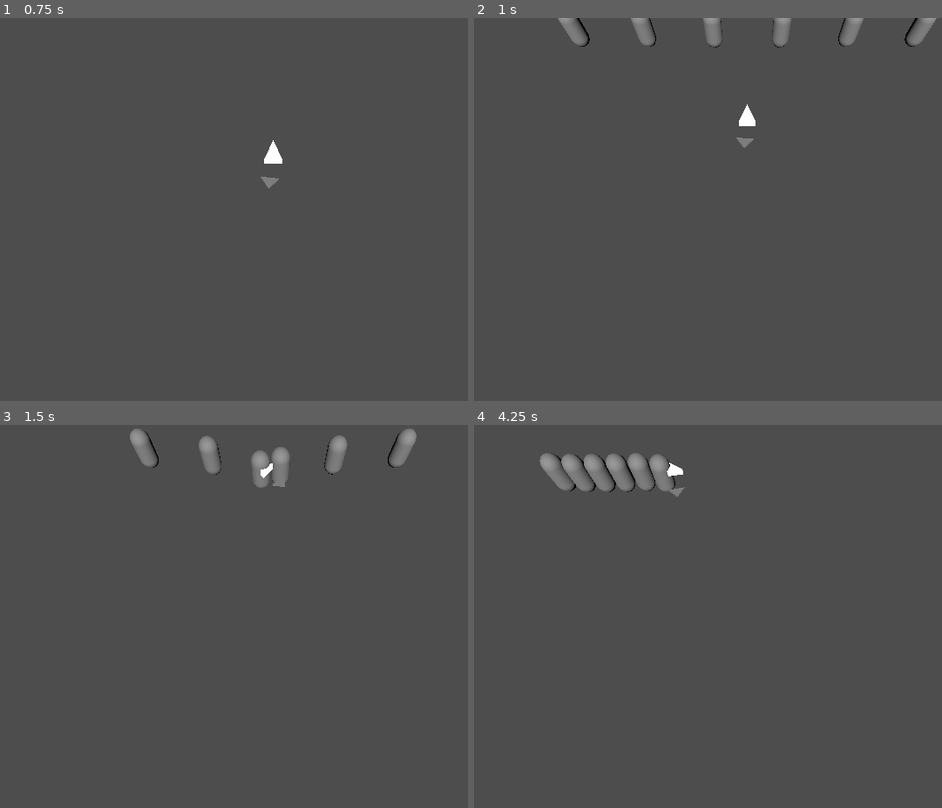
Above: before the commit, frames 1-4 (two rows, left to right).
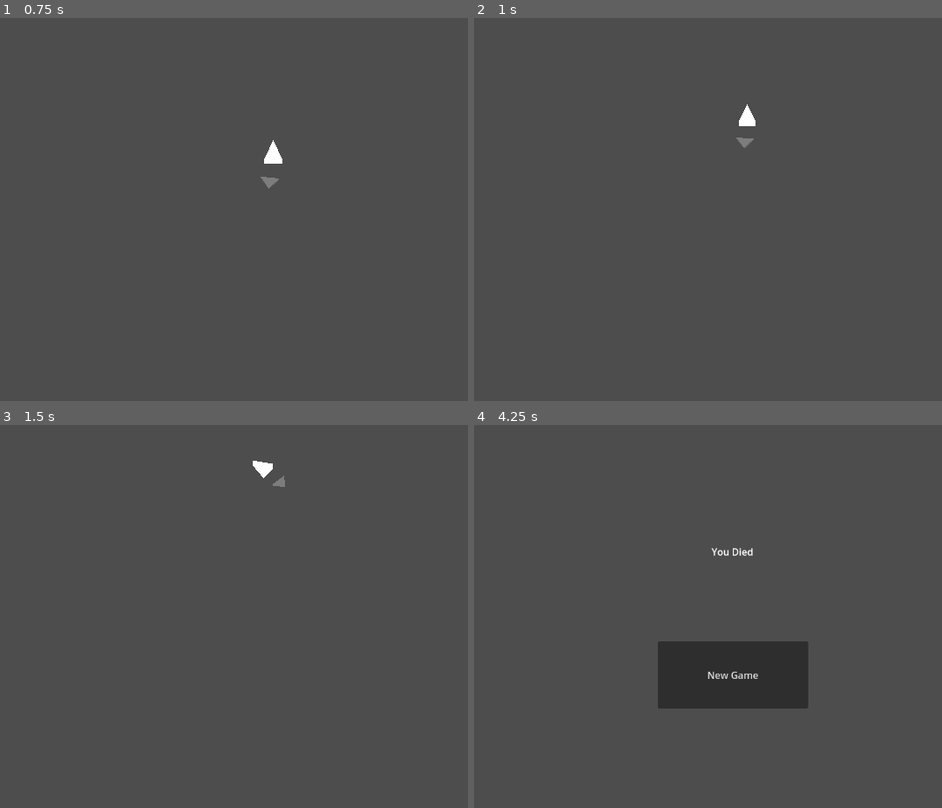
Above: after the commit, the same moments.

Repository: mtthwm/wildjamdec2024
Game: Godot game, scene res://Scenes/Homescreen/homescreen.tscn
Same seed, same stepped clock (60 frames per second), same inputs: the game is played once before the commit and once after it. Before the commit the project starts from res://Scenes/Homescreen/control.tscn.
Inputs (mouse positions are in pixels of both pictures, inside the frame that each line leads up to):
- Up to frame 1 (0.75 s): click "New Game" at 0.5 s
- Up to frame 2 (1 s): no input
- Up to frame 3 (1.5 s): tap Enter (ui_accept) at 1.25 s; move the mouse to (425, 601) at 1.27 s; hold A (a_pressed) from 1.28 s (still down)
- Up to frame 4 (4.25 s): tap Enter (ui_accept) at 1.52, 2.27, 3.77 s; tap D (d_pressed) at 1.55, 2.1 s; move the mouse to (609, 639) at 2.02 s; release A (a_pressed) at 2.03 s; tap E (e_pressed) at 2.3 s; move the mouse to (815, 536) at 2.77 s; hold E (e_pressed) 2.78-3.53 s; tap Q (q_pressed) at 3.05, 3.6 s; move the mouse to (712, 700) at 3.52 s; tap S (s_pressed) at 3.8 s

Frame 1 is identical in both runs. In frame 2, 1.3% of the frame differs, in the area x 17-99%, y 0-8%; in frame 3, 1.8%; in frame 4, 7.7%, in the area x 13-72%, y 7-75%.

Commit message:
Added damage for player and enemies.

Diff:
--- a/Scenes/Game/bullet.tscn
+++ b/Scenes/Game/bullet.tscn
@@ -26,9 +26,11 @@
 [node name="Timer" type="Timer" parent="."]
 wait_time = 5.0
 
-[node name="Area3D" type="Area3D" parent="."]
+[node name="RigidBody3D" type="RigidBody3D" parent="."]
+collision_layer = 4
+collision_mask = 4
 
-[node name="CollisionShape3D" type="CollisionShape3D" parent="Area3D"]
+[node name="CollisionShape3D" type="CollisionShape3D" parent="RigidBody3D"]
 shape = SubResource("SphereShape3D_qln0x")
 
 [connection signal="timeout" from="Timer" to="." method="_on_timer_timeout"]
--- a/Scenes/Game/game.tscn
+++ b/Scenes/Game/game.tscn
@@ -20,12 +20,9 @@
 tracks/0/interp = 1
 tracks/0/loop_wrap = true
 tracks/0/keys = {
-"times": PackedFloat32Array(0.4, 3.1),
-"transitions": PackedFloat32Array(1, 1),
+"times": PackedFloat32Array(2.06667),
+"transitions": PackedFloat32Array(1),
 "values": [{
-"args": [],
-"method": &"_wave1"
-}, {
 "args": [],
 "method": &"_wave1"
 }]
--- a/Scenes/Game/gingerbread.tscn
+++ b/Scenes/Game/gingerbread.tscn
@@ -1,18 +1,21 @@
 [gd_scene load_steps=4 format=3 uid="uid://c1ipb2jk02avn"]
 
 [ext_resource type="Script" path="res://Scripts/gingerbread.gd" id="1_cseqq"]
-
-[sub_resource type="CapsuleMesh" id="CapsuleMesh_twsvk"]
+[ext_resource type="ArrayMesh" uid="uid://nwnesasp4qft" path="res://Models/GingerbreadEnemy/GingerbreadEnemy.obj" id="2_ngvsd"]
 
 [sub_resource type="CapsuleShape3D" id="CapsuleShape3D_wux2m"]
 
 [node name="gingerbread" type="CharacterBody3D"]
-collision_layer = 2
-collision_mask = 2
+collision_layer = 6
+collision_mask = 6
 script = ExtResource("1_cseqq")
 
 [node name="MeshInstance3D" type="MeshInstance3D" parent="."]
-mesh = SubResource("CapsuleMesh_twsvk")
+transform = Transform3D(0.02, 0, 0, 0, 0.02, 0, 0, 0, 0.02, 0, 0, 0)
+mesh = ExtResource("2_ngvsd")
+
+[node name="AnimationPlayer" type="AnimationPlayer" parent="MeshInstance3D"]
+autoplay = "Run"
 
 [node name="CollisionShape3D" type="CollisionShape3D" parent="."]
 shape = SubResource("CapsuleShape3D_wux2m")
--- a/Scenes/Game/skater.tscn
+++ b/Scenes/Game/skater.tscn
@@ -17,6 +17,8 @@
 size = Vector3(0.8, 1, 0.3)
 
 [node name="Skater" type="CharacterBody3D"]
+collision_layer = 3
+collision_mask = 3
 script = ExtResource("1_q1yof")
 
 [node name="aim" type="CharacterBody3D" parent="."]
@@ -35,8 +37,11 @@
 transform = Transform3D(1, 0, 0, 0, 1, 0, 0, 0, 1, 0, 0.299647, -0.353018)
 target_position = Vector3(0, 0, -1)
 
-[node name="Timer" type="Timer" parent="."]
+[node name="Attack_Timer" type="Timer" parent="."]
 wait_time = 1.5
+one_shot = true
+
+[node name="Damage_Timer" type="Timer" parent="."]
 one_shot = true
 
 [node name="CollisionShape3D" type="CollisionShape3D" parent="."]
@@ -48,4 +53,4 @@
 material_override = SubResource("ORMMaterial3D_edviy")
 mesh = SubResource("PrismMesh_qnylg")
 
-[connection signal="timeout" from="Timer" to="aim" method="_on_timer_timeout"]
+[connection signal="timeout" from="Attack_Timer" to="aim" method="_on_timer_timeout"]
--- a/Scenes/Homescreen/control.tscn
+++ /dev/null
@@ -1,29 +0,0 @@
-[gd_scene load_steps=2 format=3 uid="uid://ch38tj24ykpte"]
-
-[ext_resource type="Script" path="res://Scenes/Homescreen/button.gd" id="1_aypej"]
-
-[node name="Control" type="Control"]
-layout_mode = 3
-anchors_preset = 15
-anchor_right = 1.0
-anchor_bottom = 1.0
-grow_horizontal = 2
-grow_vertical = 2
-
-[node name="RichTextLabel" type="RichTextLabel" parent="."]
-layout_mode = 0
-offset_left = 455.0
-offset_top = 196.0
-offset_right = 656.0
-offset_bottom = 236.0
-text = "Skater Game (Name TBD)"
-
-[node name="Button" type="Button" parent="."]
-editor_description = "New Game"
-layout_mode = 0
-offset_left = 428.0
-offset_top = 358.0
-offset_right = 677.0
-offset_bottom = 469.0
-text = "New Game"
-script = ExtResource("1_aypej")
--- /dev/null
+++ b/Scenes/Homescreen/game_over.tscn
@@ -0,0 +1,29 @@
+[gd_scene load_steps=2 format=3 uid="uid://bu2k72l4fpr0x"]
+
+[ext_resource type="Script" path="res://Scripts/button_2.gd" id="1_axee1"]
+
+[node name="Game_Over" type="Control"]
+layout_mode = 3
+anchors_preset = 15
+anchor_right = 1.0
+anchor_bottom = 1.0
+grow_horizontal = 2
+grow_vertical = 2
+
+[node name="RichTextLabel" type="RichTextLabel" parent="."]
+layout_mode = 0
+offset_left = 517.0
+offset_top = 198.0
+offset_right = 590.0
+offset_bottom = 238.0
+text = "You Died"
+
+[node name="Button2" type="Button" parent="."]
+editor_description = "New Game"
+layout_mode = 0
+offset_left = 428.0
+offset_top = 358.0
+offset_right = 677.0
+offset_bottom = 469.0
+text = "New Game"
+script = ExtResource("1_axee1")
--- a/Scenes/Homescreen/homescreen.tscn
+++ b/Scenes/Homescreen/homescreen.tscn
@@ -1,4 +1,29 @@
-[gd_scene format=3 uid="uid://sdv170l1v0x2"]
+[gd_scene load_steps=2 format=3 uid="uid://ch38tj24ykpte"]
 
-[node name="Window" type="Window"]
-auto_translate_mode = 1
+[ext_resource type="Script" path="res://Scripts/button.gd" id="1_aypej"]
+
+[node name="Homescreen" type="Control"]
+layout_mode = 3
+anchors_preset = 15
+anchor_right = 1.0
+anchor_bottom = 1.0
+grow_horizontal = 2
+grow_vertical = 2
+
+[node name="RichTextLabel" type="RichTextLabel" parent="."]
+layout_mode = 0
+offset_left = 455.0
+offset_top = 196.0
+offset_right = 656.0
+offset_bottom = 236.0
+text = "Skater Game (Name TBD)"
+
+[node name="Button" type="Button" parent="."]
+editor_description = "New Game"
+layout_mode = 0
+offset_left = 428.0
+offset_top = 358.0
+offset_right = 677.0
+offset_bottom = 469.0
+text = "New Game"
+script = ExtResource("1_aypej")
--- a/Scripts/bullet.gd
+++ b/Scripts/bullet.gd
@@ -12,7 +12,12 @@
 	timer.set_wait_time(1)
 	timer.start()
 
-
 # Called every frame. 'delta' is the elapsed time since the previous frame.
 func _process(delta: float) -> void:
 	position += transform.basis * Vector3(0, 0, -SPEED) * delta
+
+	var body = $RigidBody3D
+	var collision = body.move_and_collide(Vector3(0,0,0))
+	if collision is KinematicCollision3D:
+		collision.get_collider()._take_damage(1)
+		queue_free()
--- /dev/null
+++ b/Scripts/button_2.gd
@@ -0,0 +1,15 @@
+extends Button
+
+var game = preload("res://Scenes/Game/game.tscn").instantiate()
+
+# Called when the node enters the scene tree for the first time.
+func _ready() -> void:
+	pressed.connect(_button_pressed)
+
+# Called every frame. 'delta' is the elapsed time since the previous frame.
+func _process(delta: float) -> void:
+	pass
+
+func _button_pressed() -> void:
+	get_tree().root.add_child(game)
+	get_tree().root.remove_child(get_parent())
--- a/Scripts/gingerbread.gd
+++ b/Scripts/gingerbread.gd
@@ -2,13 +2,33 @@
 
 
 const SPEED = 0.1
+var health = 3
+
+
+func _ready() -> void:
+	pass
 
 # moves towards the player every frame
 func _physics_process(delta: float) -> void:
-	var target = get_node("/root/Game/Skater")
+	var skater = get_node("/root/Game/Skater")
+	var target = skater.get_position()
 
-	velocity = target.get_position() - position
+	velocity = target - position
 
 	velocity = velocity.normalized() * SPEED
 
-	move_and_collide(velocity)
+	look_at(global_transform.origin + target, Vector3.UP)
+	rotate_y(-PI/2) # the gingerbread model isn't forward by default
+
+	var collision = move_and_collide(velocity)
+
+	# check for a player to attack
+	if collision is KinematicCollision3D:
+		if collision.get_collider() == skater:
+			skater._take_damage(1)
+
+
+func _take_damage(damage: int) -> void:
+	health = health - damage
+	if health <= 0:
+		queue_free()
--- a/Scripts/skater.gd
+++ b/Scripts/skater.gd
@@ -3,8 +3,12 @@
 const SPEED = 8
 const TURN_SPEED = 0.08
 const ATTACK_DELAY = 0.4
+const DAMAGE_DELAY = 0.5
 #const JUMP_VELOCITY = 4.5
-@onready var timer: Timer = $Timer
+var health = 3
+
+@onready var attack_timer: Timer = $Attack_Timer
+@onready var damage_timer: Timer = $Damage_Timer
 @onready var playergun: RayCast3D = $aim/RayCast3D
 
 var bullet = load("res://Scenes/Game/bullet.tscn")
@@ -13,7 +17,7 @@
 
 func _ready() -> void:
 	pointer.z = -1 * SPEED
-	timer.start(ATTACK_DELAY)
+	attack_timer.start(ATTACK_DELAY)
 
 # if 'direction' is +1, the character turns left a fixed amount.
 # if 'direction' is -1, the character turns right.
@@ -22,7 +26,7 @@
 	pointer.x = pointer.rotated(Vector3.UP, direction * TURN_SPEED).x
 	pointer.z = pointer.rotated(Vector3.UP, direction * TURN_SPEED).z
 
-# controls the movement of the character. key inputs control turns.
+# controls the movement of the character. Key inputs control turns.
 func _physics_process(delta: float) -> void:
 	velocity = pointer.normalized() * SPEED
 
@@ -58,12 +62,12 @@
 
 	#Shoot
 	if (Input.is_action_pressed("left_mouse_click", false)
-	&& timer.is_stopped()):
+	&& attack_timer.is_stopped()):
 		var instance = bullet.instantiate()
 		instance.position = playergun.global_position
 		instance.transform.basis = playergun.global_transform.basis
 		get_parent().add_child(instance)
-		timer.start(ATTACK_DELAY)
+		attack_timer.start(ATTACK_DELAY)
 
 	#  # Add the gravity.
 	#  if not is_on_floor():
@@ -75,6 +79,15 @@
 
 	move_and_slide()
 
+# if the skater hasn't been hit in 1 second or more, take damage
+func _take_damage(damage: int) -> void:
+	if damage_timer.is_stopped():
+		health = health - damage
+		damage_timer.start(DAMAGE_DELAY)
+		print("Ouch!")
+		print("health remaining: " + str(health))
 
-func get_pos() -> Vector3:
-	return Vector3(position.x, 0, position.y)
+	if health <= 0:
+		var game_over = preload("res://Scenes/Homescreen/game_over.tscn").instantiate()
+		get_tree().root.add_child(game_over)
+		get_tree().root.remove_child(get_parent())
--- a/project.godot
+++ b/project.godot
@@ -11,7 +11,7 @@
 [application]
 
 config/name="WildJamDec2024"
-run/main_scene="res://Scenes/Homescreen/control.tscn"
+run/main_scene="res://Scenes/Homescreen/homescreen.tscn"
 config/features=PackedStringArray("4.3", "GL Compatibility")
 config/icon="res://icon.svg"
 
@@ -53,6 +53,13 @@
 ]
 }
 
+[layer_names]
+
+3d_physics/layer_1="Boundaries"
+3d_physics/layer_2="Enemies"
+3d_physics/layer_3="Bullets"
+3d_physics/layer_4="Collectibles"
+
 [rendering]
 
 renderer/rendering_method="gl_compatibility"
Renamed: Scenes/Homescreen/button.gd -> Scripts/button.gd
